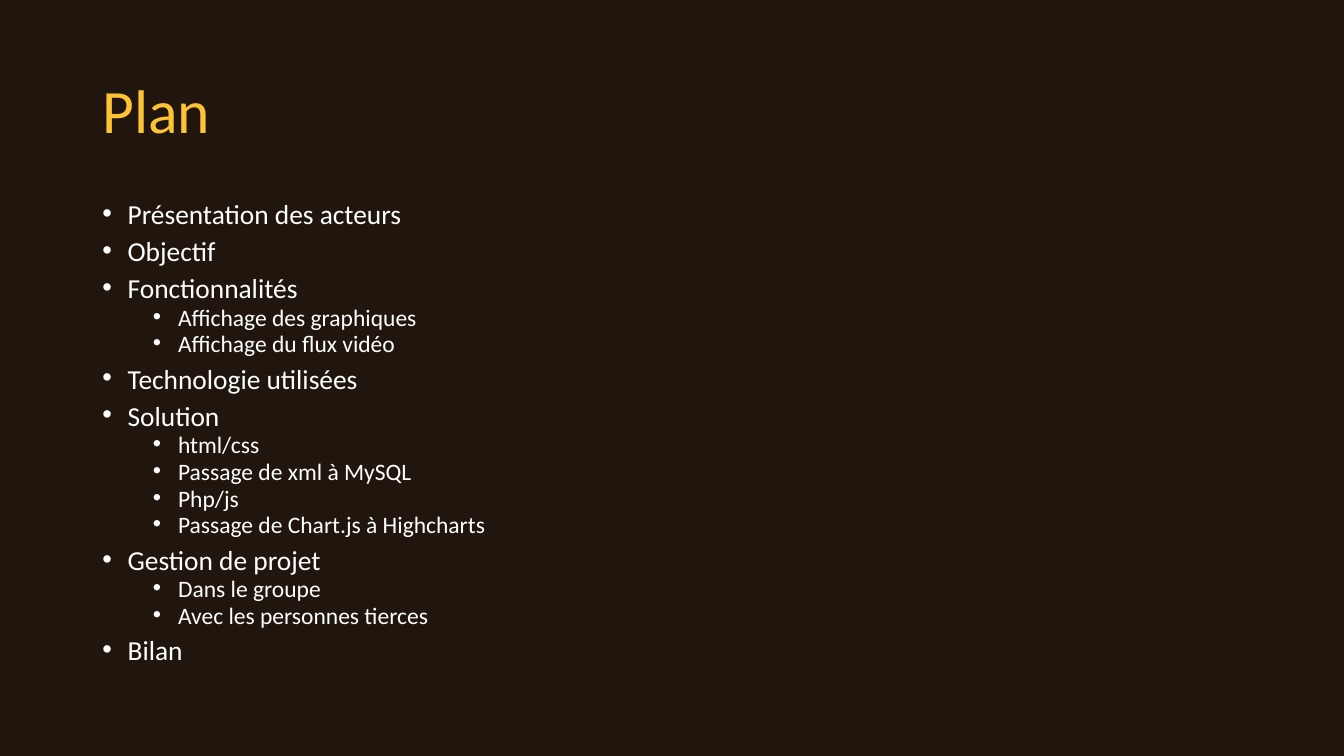
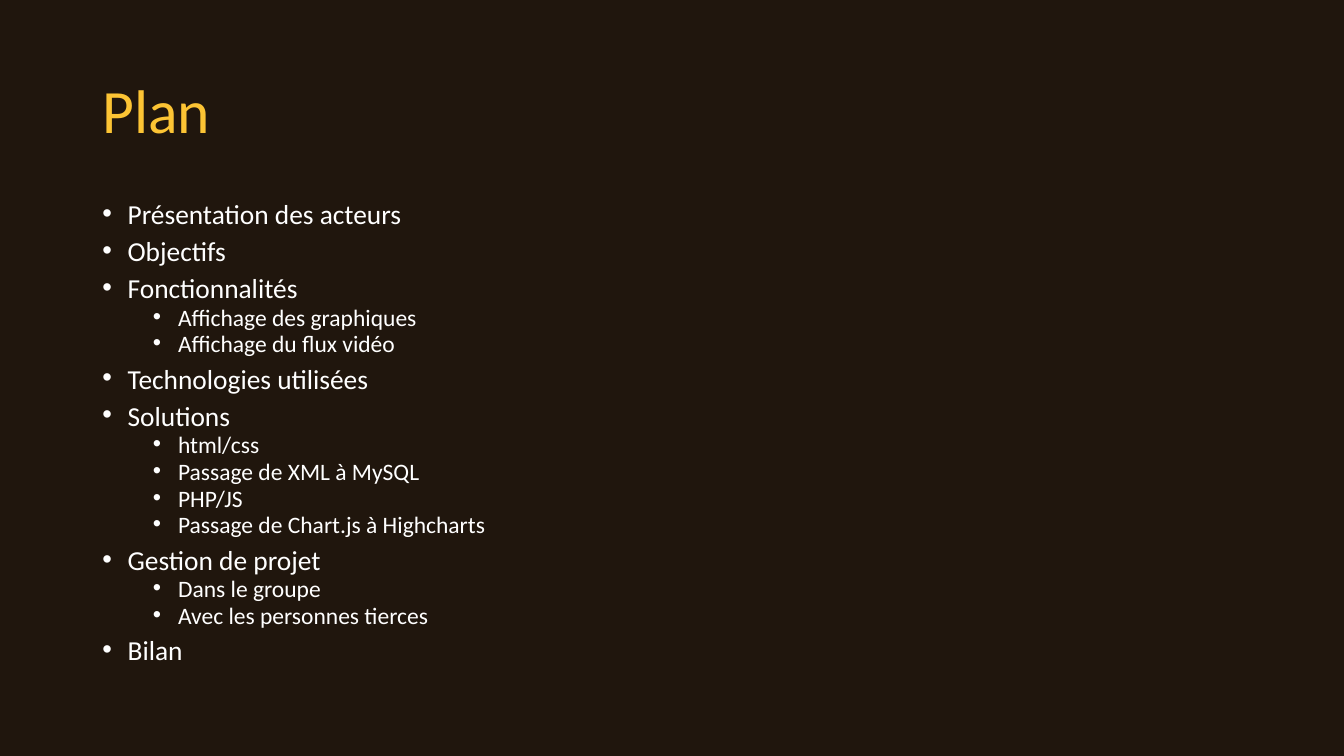
Before and after one commit to gdgaetan/openbee, a slide deck: slide 2 of présentation.pptx. Drawn at 1344x756 pixels with LibreOffice and Linux fonts; fonts in the diff are those of the drawing; background and template pictures are left out. Boxes give left, top, right and bottom in pixels: in the first picture for what was removed or moved away, otherwise in the second. Text is boxed around its words. In the diff, an @@ line names an element or a change of style, - is before the commit and + after.

```diff
--- a/présentation.pptx
+++ b/présentation.pptx
@@ text at [128, 242, 226, 266]: text changed @@
-• Objectif
+• Objectifs
@@ text at [128, 370, 368, 427]: text changed @@
-• Technologie utilisées
-• Solution
+• Technologies utilisées
+• Solutions
@@ text at [178, 463, 419, 508]: text changed @@
-  • Passage de xml à MySQL
-  • Php/js
+  • Passage de XML à MySQL
+  • PHP/JS
```
Also in this commit, not shown: 10 other slides changed, 8 slides added, 1 slide removed, 1 other file.
